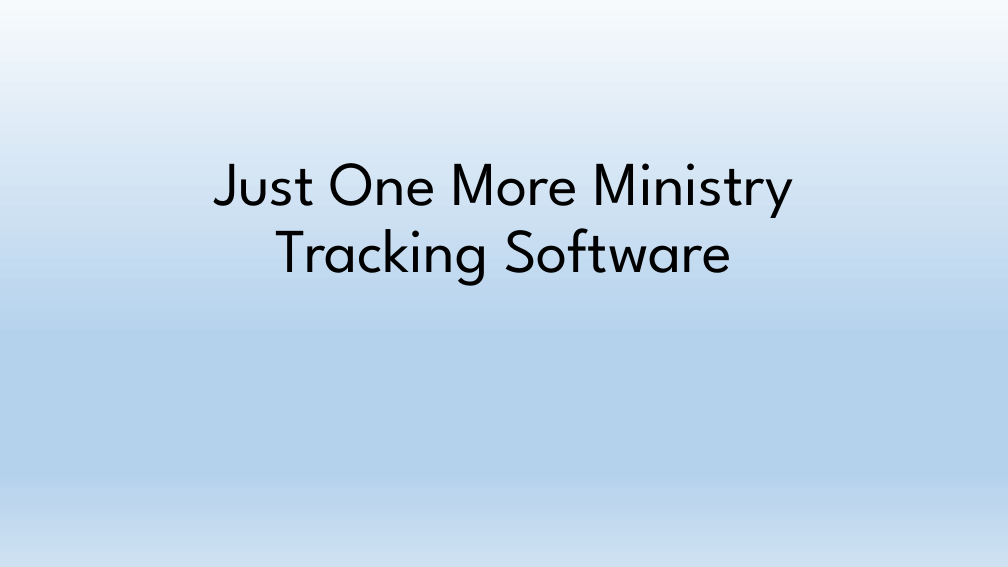
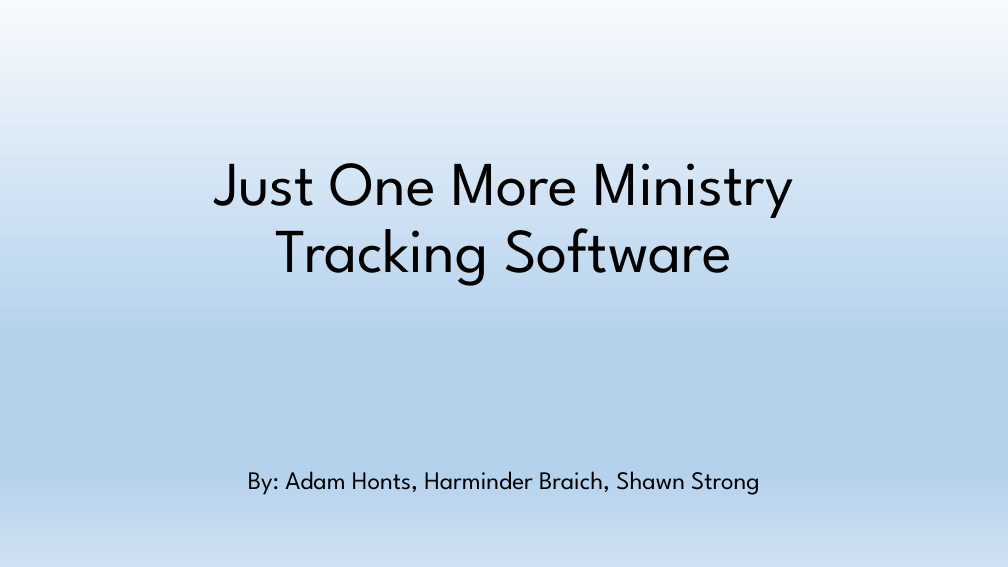
Before and after one commit to ShawnStrong/JustTwoMore, a slide deck: slide 1 of User Eval Report.pptx. Drawn at 1008x567 pixels with LibreOffice and Linux fonts; fonts in the diff are those of the drawing. Boxes give left, top, right and bottom in pixels: in the first picture for what was removed or moved away, otherwise in the second. Text is boxed around its words. In the diff, an @@ line names an element or a change of style, - is before the commit and + after.

```diff
--- a/User Eval Report.pptx
+++ b/User Eval Report.pptx
@@ subtitle added at (x1=248, y1=471, x2=760, y2=495), 24 pt, text #000000 @@
+By: Adam Honts, Harminder Braich, Shawn Strong
```
Also in this commit, not shown: 3 other slides changed, 4 slides added, 1 slide removed.
